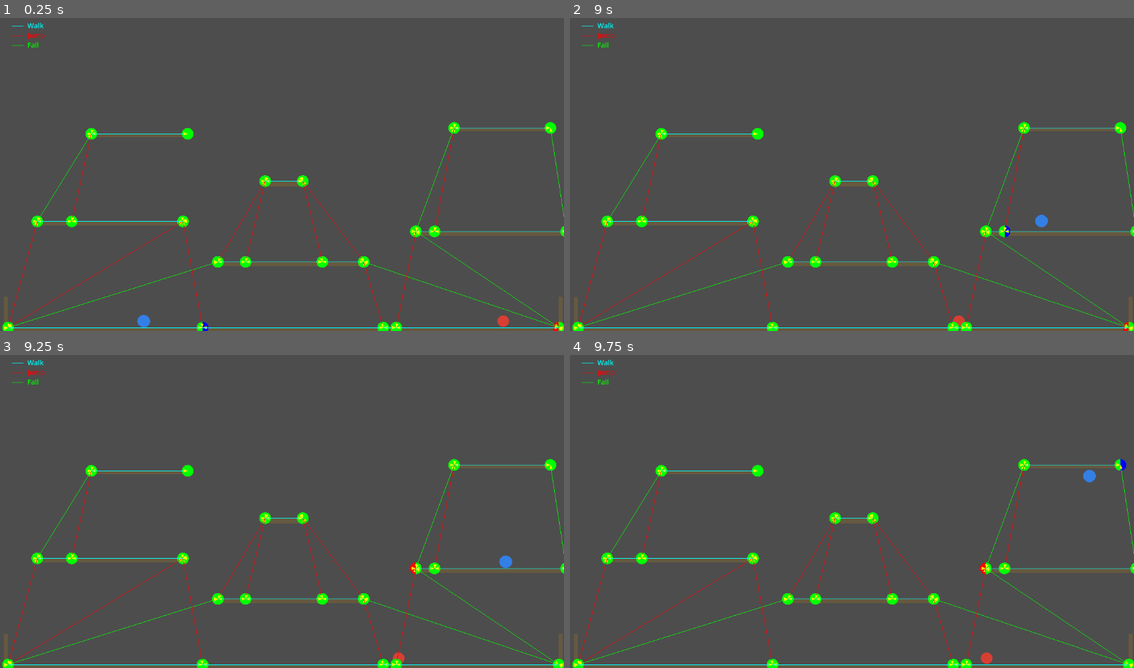
Above: before the commit, frames 1-4 (two rows, left to right).
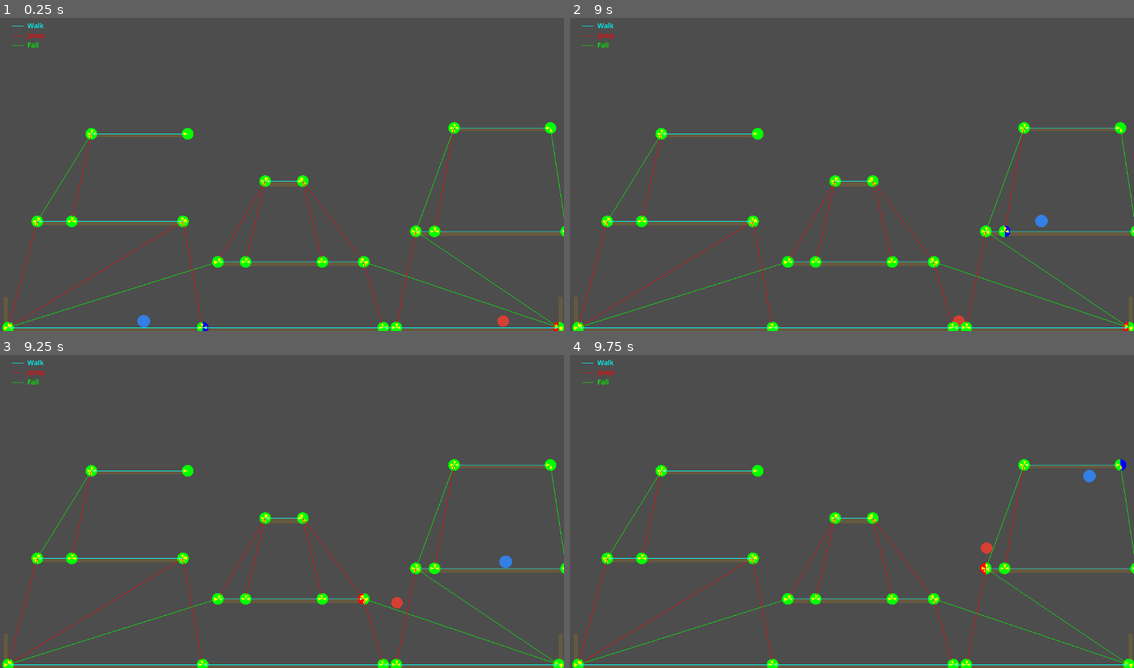
Above: after the commit, the same moments.

Repository: xhocquet/2d-platformer-pathfinding-demo
Game: Godot game, scene res://main.tscn
Two runs of this game, one before a commit and one after it. Both use one fixed random seed, a clock stepped at 60 frames per second and the inputs below.
Inputs:
- Up to frame 1 (0.25 s): no input
- Up to frame 2 (9 s): hold D (move_right) 0.53-2.03 s; tap W (jump) at 0.6, 0.77, 1.07, 1.35, 1.52, 1.82, 2.1, 2.85, 3.02, 3.32, 3.6, 3.77, 4.07, 4.35, 4.52, 4.82, 5.1, 5.85, 6.02, 6.32, 6.6, 6.77, 7.07, 7.35, 7.52, 7.82, 8.1, 8.85 s; hold A (move_left) 2.03-2.78 s; hold D (move_right) 2.78-4.28 s; hold A (move_left) 4.28-5.03 s; hold D (move_right) 5.03-5.78 s; hold A (move_left) 5.78-7.28 s; hold D (move_right) from 7.28 s (still down)
- Up to frame 3 (9.25 s): keep holding D (move_right); tap W (jump) at 9.02 s
- Up to frame 4 (9.75 s): tap W (jump) at 9.32, 9.6 s; release D (move_right) at 9.53 s; hold A (move_left) from 9.53 s (still down)

Frames 1-2 are identical in both runs. In frame 3, 0.2% of the frame differs, in the area x 63-74%, y 66-99%; in frame 4, 0.1%.

Commit message:
Checkpoint

Diff:
--- a/enemy.gd
+++ b/enemy.gd
@@ -1,8 +1,10 @@
 extends "res://player.gd"
 
-enum AiState { STANDING, TRAVERSING_EDGE }
+enum AiState { STANDING, TRAVERSING_EDGE, JUMP_SEQUENCE }
+enum JumpPhase { JUMP_PRESS, ASCENT, AIR_CONTROL }
 
 const ARRIVAL_DIST: float = 16.0
+const JUMP_AIR_CONTROL_HEIGHT_RATIO: float = 0.7
 
 @export var speed := 100.0
 
@@ -12,6 +14,10 @@
 var _edge_to: StringName = &"" # target edge
 var _current_node_id: StringName = &""  # node we've arrived at
 var _path: Array[StringName] = [] # path from source to target edge
+var _wants_jump_press: bool = false
+var _jump_phase: JumpPhase = JumpPhase.JUMP_PRESS
+var _jump_start_y: float = 0.0
+var _jump_peak_y: float = 0.0
 
 func _ready() -> void:
 	_player = get_parent().get_node("Player") as CharacterBody2D
@@ -29,11 +35,17 @@
 	if _ai_state == AiState.TRAVERSING_EDGE and _edge_to != &"":
 		var target_pos: Vector2 = _graph.get_section_position(_edge_to)
 		return signf(target_pos.x - global_position.x)
+	if _ai_state == AiState.JUMP_SEQUENCE and _jump_phase == JumpPhase.AIR_CONTROL and _edge_to != &"":
+		var target_pos: Vector2 = _graph.get_section_position(_edge_to)
+		return signf(target_pos.x - global_position.x)
 	if _ai_state == AiState.STANDING and _path.size() == 1:
 		return signf(_player.global_position.x - global_position.x)
 	return 0.0
 
 func _get_jump_just_pressed() -> bool:
+	if _wants_jump_press:
+		_wants_jump_press = false
+		return true
 	return false
 
 func _initialize_ai_state() -> void:
@@ -67,6 +79,8 @@
 			_tick_standing()
 		AiState.TRAVERSING_EDGE:
 			_tick_traversing_edge()
+		AiState.JUMP_SEQUENCE:
+			_tick_jump_sequence()
 
 func _update_current_section() -> void:
 	if _ai_state == AiState.TRAVERSING_EDGE and _edge_from != &"" and _edge_to != &"":
@@ -80,7 +94,11 @@
 	_path = _calculate_path()
 
 	if _path.size() >= 2:
-		_walk_from_edge_to_edge(_path[0], _path[1])
+		var edge_type: SectionGraph.EdgeType = _graph.get_edge_type(_path[0], _path[1])
+		if edge_type == SectionGraph.EdgeType.JUMP:
+			_start_jump_sequence(_path[0], _path[1])
+		else:
+			_walk_from_edge_to_edge(_path[0], _path[1])
 
 func _tick_traversing_edge() -> void:
 	if _edge_to == &"":
@@ -106,3 +124,32 @@
 	_edge_from = edge_from
 	_edge_to = edge_to
 	_ai_state = AiState.TRAVERSING_EDGE
+
+func _start_jump_sequence(edge_from: StringName, edge_to: StringName) -> void:
+	_edge_from = edge_from
+	_edge_to = edge_to
+	_ai_state = AiState.JUMP_SEQUENCE
+	_jump_phase = JumpPhase.JUMP_PRESS
+	_jump_start_y = global_position.y
+	_jump_peak_y = global_position.y
+	_wants_jump_press = true
+
+func _tick_jump_sequence() -> void:
+	if _jump_phase == JumpPhase.JUMP_PRESS:
+		if not is_on_floor():
+			_jump_phase = JumpPhase.ASCENT
+			_jump_peak_y = global_position.y
+	elif _jump_phase == JumpPhase.ASCENT:
+		if is_on_floor():
+			_current_node_id = _graph.get_section_under_body(self)
+			_stand_still()
+			return
+		_jump_peak_y = minf(_jump_peak_y, global_position.y)
+		var height_total: float = _jump_start_y - _jump_peak_y
+		var height_now: float = _jump_start_y - global_position.y
+		if height_total > 0.0 and height_now >= JUMP_AIR_CONTROL_HEIGHT_RATIO * height_total:
+			_jump_phase = JumpPhase.AIR_CONTROL
+	elif _jump_phase == JumpPhase.AIR_CONTROL:
+		if is_on_floor():
+			_current_node_id = _graph.get_section_under_body(self)
+			_stand_still()
